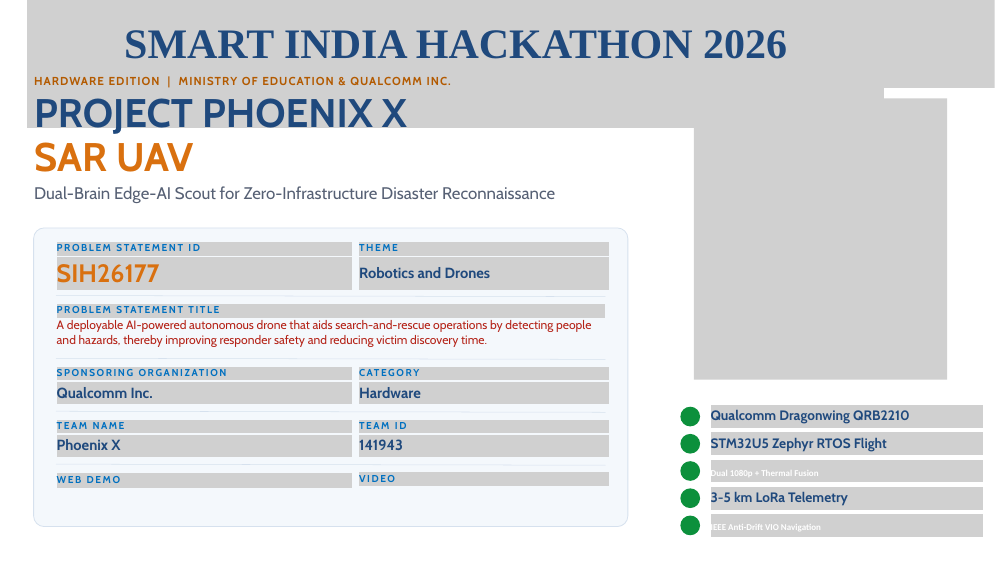
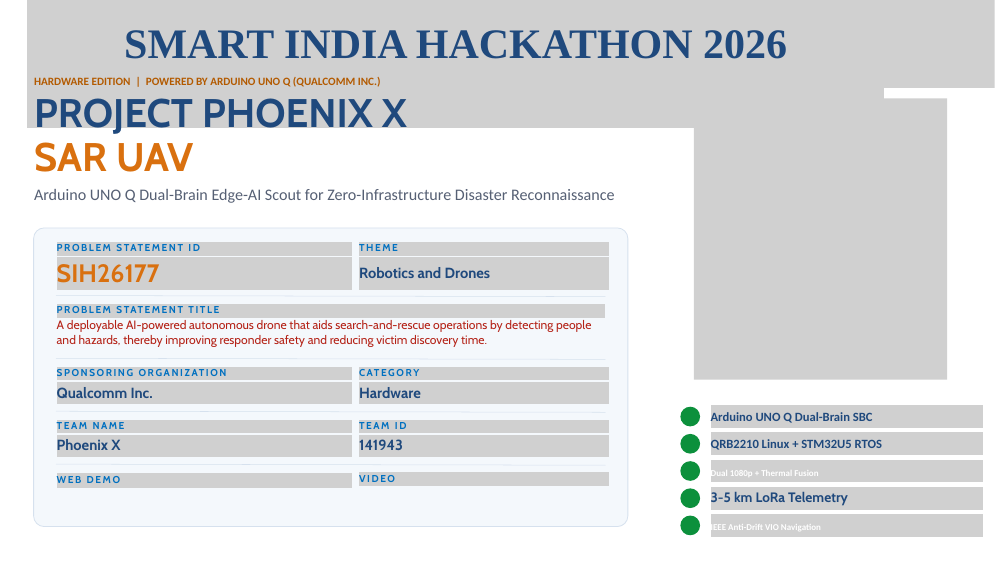
Before and after one commit to jvstin47/Phoenix-SIH26177-SAR-UAV, a slide deck: slide 1 of Copy of SIH26177_v7.pptx.pptx. Drawn at 1008x567 pixels with LibreOffice and Linux fonts; fonts in the diff are those of the drawing; grey boxes stand for pictures; background and template pictures are left out. Boxes give left, top, right and bottom in pixels: in the first picture for what was removed or moved away, otherwise in the second. Text is boxed around its words. In the diff, an @@ line names an element or a change of style, - is before the commit and + after.

Commit message:
fix(deck): fix text contrast & overflow, emphasize Arduino UNO Q, bold ALL-CAPS leading terms, reframe data sovereignty

```diff
--- a/Copy of SIH26177_v7.pptx.pptx
+++ b/Copy of SIH26177_v7.pptx.pptx
@@ text at <box>34,77,381,87</box>: text changed; size 16.5 to 16 pt; font Cabin to Calibri @@
-HARDWARE EDITION | MINISTRY OF EDUCATION & QUALCOMM INC.
+HARDWARE EDITION | POWERED BY ARDUINO UNO Q (QUALCOMM INC.)
@@ text at <box>34,189,614,203</box>: text changed; size 24 to 23 pt; font Cabin to Calibri @@
-Dual-Brain Edge-AI Scout for Zero-Infrastructure Disaster Reconnaissance
+Arduino UNO Q Dual-Brain Edge-AI Scout for Zero-Infrastructure Disaster Reconnaissance
@@ text at <box>711,412,873,423</box>: text changed; size 19.5 to 18 pt; font Cabin to Calibri @@
-Qualcomm Dragonwing QRB2210
+Arduino UNO Q Dual-Brain SBC
@@ text at <box>711,439,882,450</box>: text changed; size 19.5 to 18 pt; font Cabin to Calibri @@
-STM32U5 Zephyr RTOS Flight
+QRB2210 Linux + STM32U5 RTOS
```
Also in this commit, not shown: 5 other slides changed, 4 other files.
